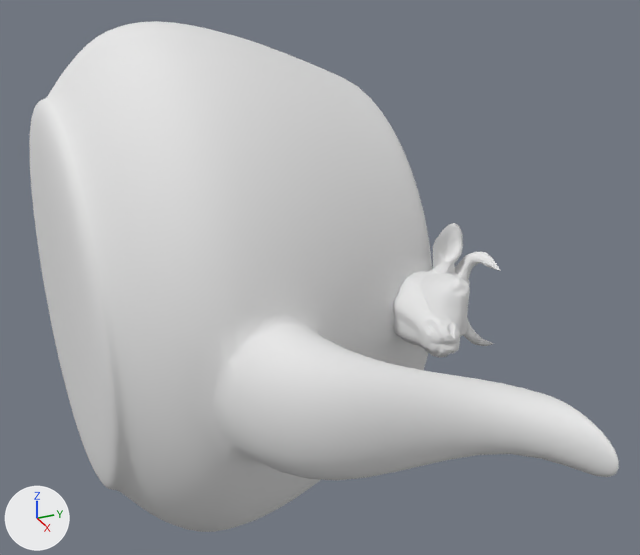
The OBJ model models/teapot.obj as it was, and as the next commit left it.
One viewpoint serves both versions: a 50 mm lens placed at (17.61, -6.62, 7.61), pointed at (1.28, 0.74, -0.56). The lights are fixed; the arrows at lower left show +X, +Y and +Z. Where no turn or scale is listed for an object, it has been applied to the vertices.

Objects in the first picture: 'Utahteapot', 'cow.002'.
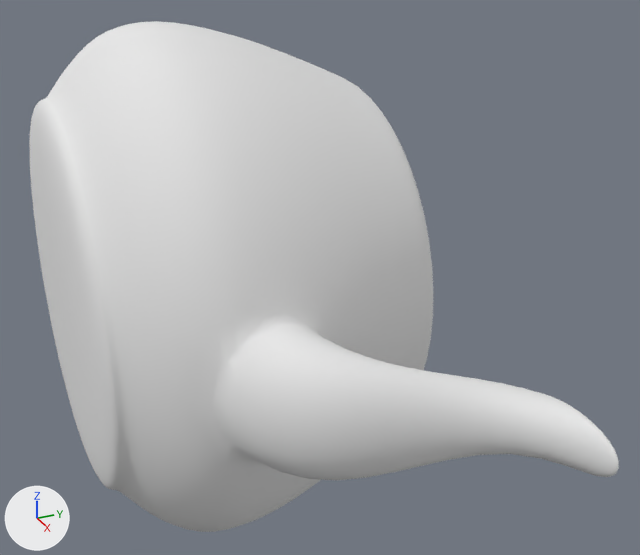
The newer file is also rescaled (x0.25) as a whole; pictures and numbers use the older file's frame.

The change, as JSON lines over the scene's bpy script:
```json
{"op": "remove", "block": "ob_cow_002", "code": ["ob_cow_002 = bpy.data.objects.new('cow.002', me_cow_002)", "ob_cow_002.location = (0.0, 0.0, 0.0)"]}
```

Where the change shows, as pixel boxes (x1, y1, x2, y2) in the pictures (640 x 555 px):
```json
{"object": "cow.002", "change": "deleted", "before": [393, 223, 501, 358]}
```
